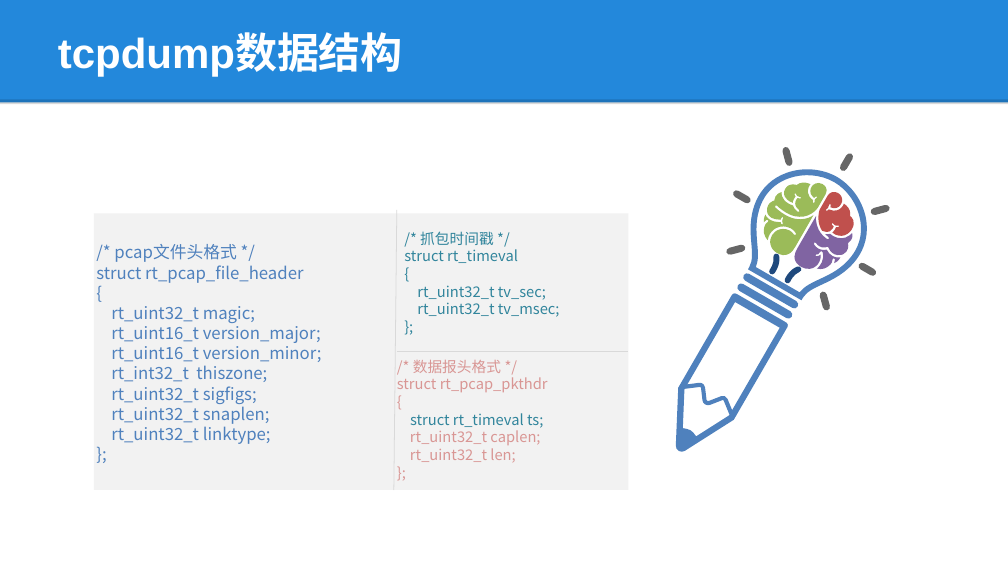
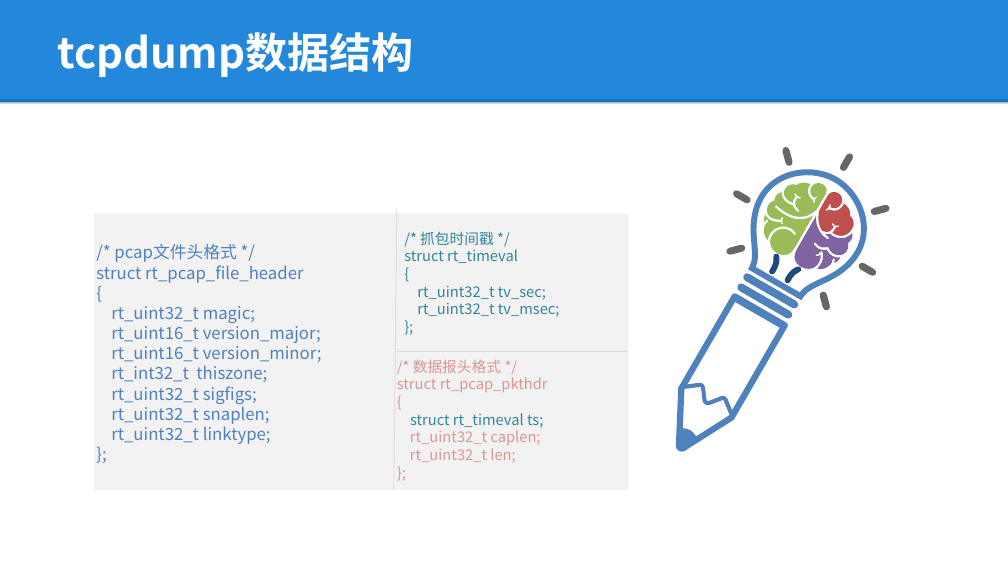
Before and after one commit to lepustse/tcpdump, a slide deck: slide 2 of tcpdump.pptx. Drawn at 1008x567 pixels with LibreOffice and Linux fonts; fonts in the diff are those of the drawing; background and template pictures are left out. Boxes give left, top, right and bottom in pixels: in the first picture for what was removed or moved away, otherwise in the second. Text is boxed around its words. In the diff, an @@ line names an element or a change of style, - is before the commit and + after.

```diff
--- a/tcpdump.pptx
+++ b/tcpdump.pptx
@@ title "tcpdump数据结构" at (58,32,413,77): font Arial to Noto Sans CJK SC @@
```
Also in this commit, not shown: 1 slide added, 2 other files.
